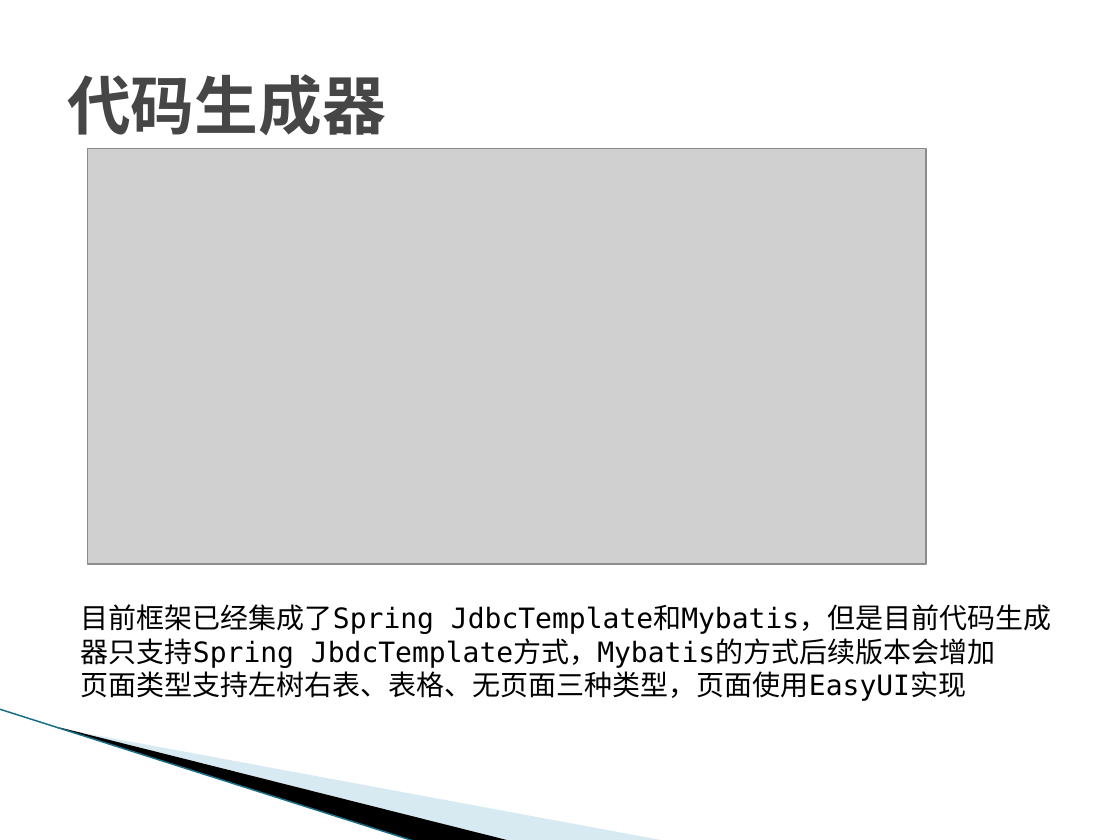
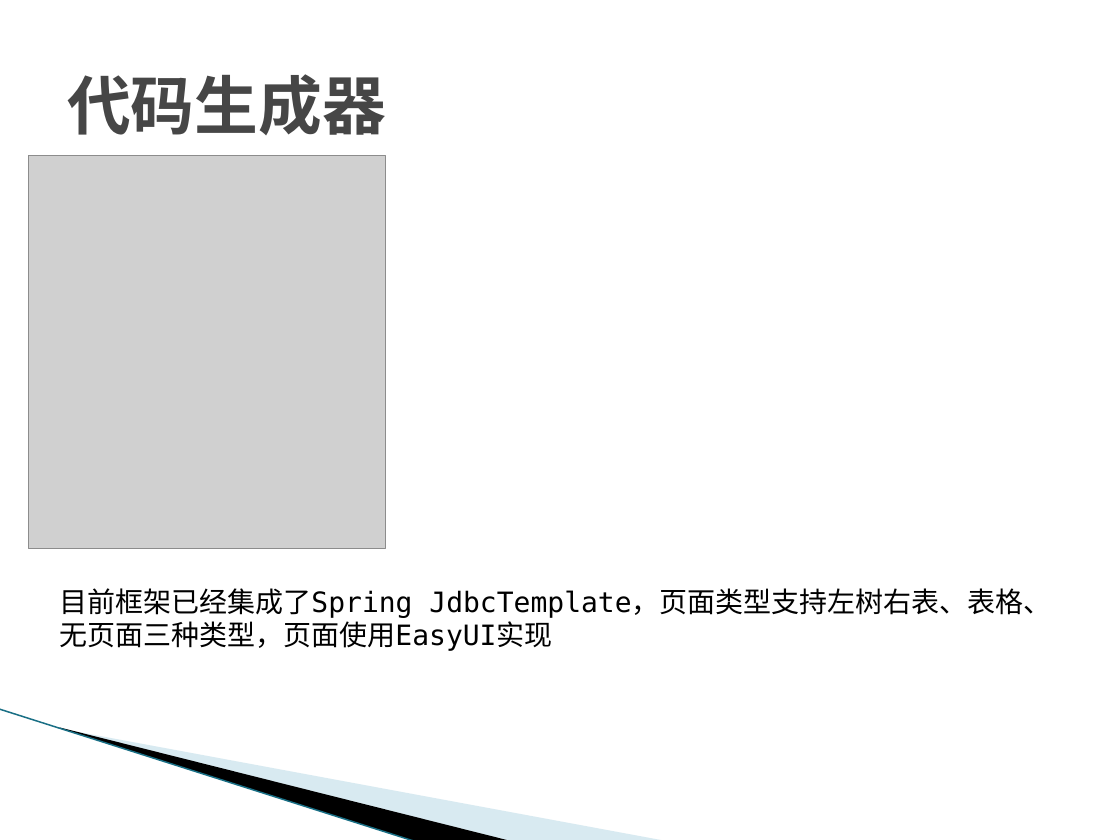
Before and after one commit to nikorliu/simbaRoot, a slide deck: slide 13 of doc/框架使用说明.pptx (slide 11 before the commit). Drawn at 1120x840 pixels with LibreOffice and Linux fonts; fonts in the diff are those of the drawing; grey boxes stand for pictures; background and template pictures are left out. Boxes give left, top, right and bottom in pixels: in the first picture for what was removed or moved away, otherwise in the second. Text is boxed around its words. In the diff, an @@ line names an element or a change of style, - is before the commit and + after.

Commit message:
框架使用说明ppt更新

```diff
--- a/doc/框架使用说明.pptx
+++ b/doc/框架使用说明.pptx
@@ picture removed at (87, 149, 926, 564) @@
@@ picture added at (28, 156, 385, 549) @@
@@ text at (59, 588, 1051, 651): text changed @@
-目前框架已经集成了Spring JdbcTemplate和Mybatis，但是目前代码生成器只支持Spring JbdcTemplate方式，Mybatis的方式后续版本会增加
-页面类型支持左树右表、表格、无页面三种类型，页面使用EasyUI实现
+目前框架已经集成了Spring JdbcTemplate，页面类型支持左树右表、表格、无页面三种类型，页面使用EasyUI实现
```
Also in this commit, not shown: 17 other slides changed, 15 slides added, 8 slides removed, 1 other file.
